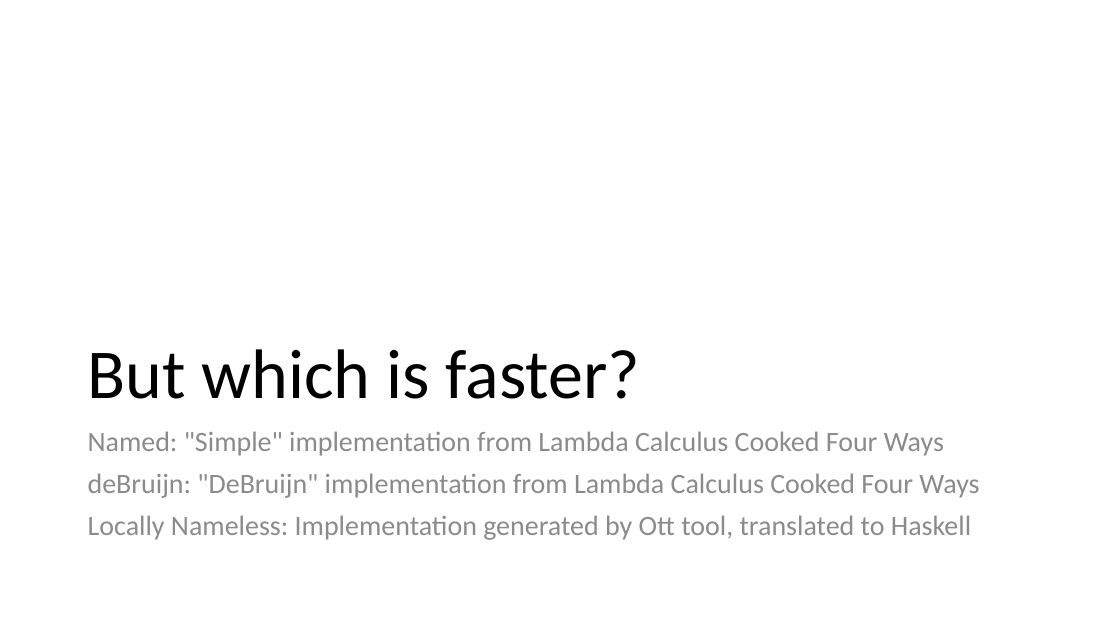
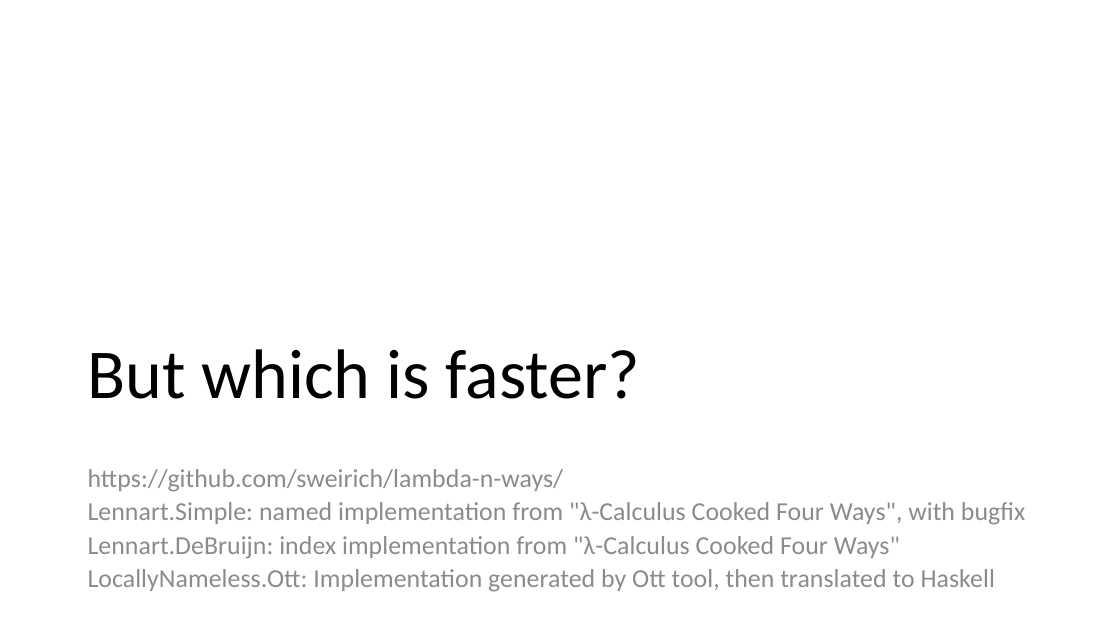
Before and after one commit to sweirich/lambda-n-ways, a slide deck: slide 16 of ifl-2021.pptx (slide 12 before the commit). Drawn at 1120x630 pixels with LibreOffice and Linux fonts; fonts in the diff are those of the drawing. Boxes give left, top, right and bottom in pixels: in the first picture for what was removed or moved away, otherwise in the second. Text is boxed around its words. In the diff, an @@ line names an element or a change of style, - is before the commit and + after.

```diff
--- a/ifl-2021.pptx
+++ b/ifl-2021.pptx
@@ text at (x1=88, y1=469, x2=1025, y2=592): text changed; size 18 to 16.6 pt @@
-Named: "Simple" implementation from Lambda Calculus Cooked Four Ways
-deBruijn: "DeBruijn" implementation from Lambda Calculus Cooked Four Ways
-Locally Nameless: Implementation generated by Ott tool, translated to Haskell
+https://github.com/sweirich/lambda-n-ways/
+Lennart.Simple: named implementation from "λ-Calculus Cooked Four Ways", with bugfix
+Lennart.DeBruijn: index implementation from "λ-Calculus Cooked Four Ways"
+LocallyNameless.Ott: Implementation generated by Ott tool, then translated to Haskell
```
Also in this commit, not shown: 38 other slides changed, 3 slides added, 31 other files.
